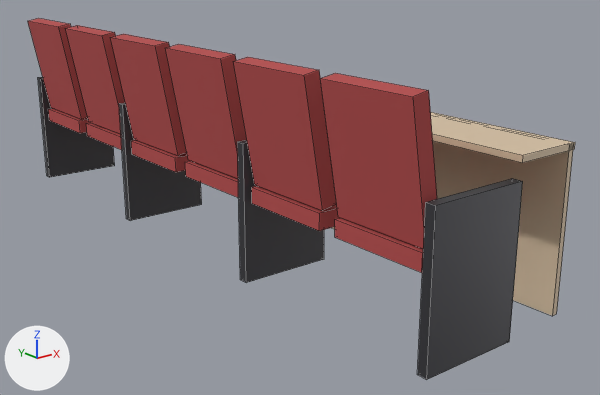
The Blender file SourceArt/Models/SM_Prop_LectureSeats.blend, before and after one commit.
Camera for both pictures: a 50 mm camera at (-2.4, -3.74, 1.62) aimed at (0.35, -0.29, 0.24). The axes (+X, +Y, +Z) are drawn at lower left. The lights are the same throughout. The first picture is the older version. Mesh edges are drawn as thin lines.

Objects in the first picture: 'SM_Prop_LectureSeats'.
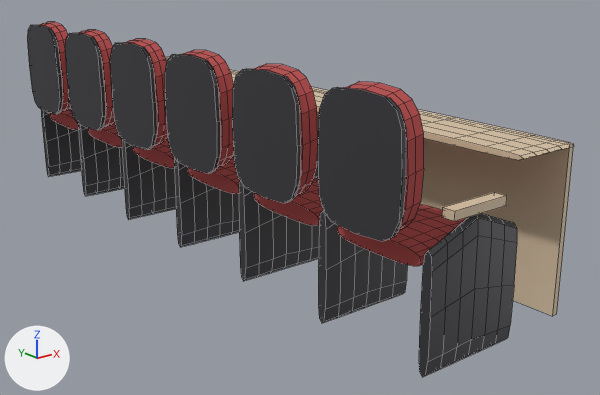
Diff of the bpy script that builds the scene:
```diff
--- a/SourceArt/Models/SM_Prop_LectureSeats.blend.py
+++ b/SourceArt/Models/SM_Prop_LectureSeats.blend.py
@@ me_sm_prop_lectureseats @@
-me_sm_prop_lectureseats.from_pydata(...)  # 144 vertices, 108 faces; spans x -0.31..0.62, y -1.82..1.82, z 0.0..1.1
+me_sm_prop_lectureseats.from_pydata(...)  # 2188 vertices, 1774 faces; spans x -0.34..0.62, y -1.83..1.83, z 0.0..1.1
+# me_sm_prop_lectureseats part 1: a new loose piece, a box spanning x -0.15..0.15, y -1.83..-1.77, z 0.62..0.66, in mat_woodlight (beige #dac4a6)
+# me_sm_prop_lectureseats part 2: the loose piece of 8 vertices spanning x -0.22..0.22, y 1.25..1.75, z 0.41..0.49 is rebuilt with 140 vertices and now spans x -0.22..0.22, y 1.26..1.74, z 0.41..0.5
+# me_sm_prop_lectureseats part 3: the loose piece of 8 vertices spanning x -0.22..0.22, y 0.05..0.55, z 0.41..0.49 is rebuilt with 140 vertices and now spans x -0.22..0.22, y 0.06..0.54, z 0.41..0.5
+# me_sm_prop_lectureseats part 4: the loose piece of 8 vertices spanning x -0.22..0.22, y -1.15..-0.65, z 0.41..0.49 is rebuilt with 140 vertices and now spans x -0.22..0.22, y -1.14..-0.66, z 0.41..0.5
+# me_sm_prop_lectureseats part 5: the loose piece of 8 vertices spanning x -0.25..0.25, y 1.77..1.82, z 0.0..0.7 is rebuilt with 84 vertices and now spans x -0.25..0.25, y 1.77..1.83, z 0.0..0.62
+# me_sm_prop_lectureseats part 6: the loose piece of 8 vertices spanning x -0.31..-0.13, y 1.25..1.75, z 0.5..1.1 is rebuilt with 60 vertices and now spans x -0.31..-0.23, y 1.26..1.74, z 0.52..1.1
+# me_sm_prop_lectureseats part 7: the loose piece of 8 vertices spanning x -0.31..-0.13, y 0.05..0.55, z 0.5..1.1 is rebuilt with 60 vertices and now spans x -0.31..-0.23, y 0.06..0.54, z 0.52..1.1
+# me_sm_prop_lectureseats part 8: the loose piece of 8 vertices spanning x -0.31..-0.13, y -1.15..-0.65, z 0.5..1.1 is rebuilt with 60 vertices and now spans x -0.31..-0.23, y -1.14..-0.66, z 0.52..1.1
+# me_sm_prop_lectureseats part 9: the loose piece of 8 vertices spanning x -0.25..0.25, y 0.58..0.62, z 0.0..0.7 is rebuilt with 84 vertices and now spans x -0.25..0.25, y 0.57..0.62, z 0.0..0.62
+# me_sm_prop_lectureseats part 10: the loose piece of 8 vertices spanning x -0.22..0.22, y 0.65..1.15, z 0.41..0.49 is rebuilt with 140 vertices and now spans x -0.22..0.22, y 0.66..1.14, z 0.41..0.5
+# me_sm_prop_lectureseats part 11: the loose piece of 8 vertices spanning x -0.22..0.22, y -0.55..-0.05, z 0.41..0.49 is rebuilt with 140 vertices and now spans x -0.22..0.22, y -0.54..-0.06, z 0.41..0.5
+# me_sm_prop_lectureseats part 12: the loose piece of 8 vertices spanning x -0.22..0.22, y -1.75..-1.25, z 0.41..0.49 is rebuilt with 140 vertices and now spans x -0.22..0.22, y -1.74..-1.26, z 0.41..0.5
+# me_sm_prop_lectureseats part 13: the loose piece of 8 vertices spanning x -0.25..0.25, y -0.62..-0.58, z 0.0..0.7 is rebuilt with 84 vertices and now spans x -0.25..0.25, y -0.62..-0.57, z 0.0..0.62
+# me_sm_prop_lectureseats part 14: the loose piece of 8 vertices spanning x -0.31..-0.13, y 0.65..1.15, z 0.5..1.1 is rebuilt with 60 vertices and now spans x -0.31..-0.23, y 0.66..1.14, z 0.52..1.1
+# me_sm_prop_lectureseats part 15: the loose piece of 8 vertices spanning x -0.31..-0.13, y -0.55..-0.05, z 0.5..1.1 is rebuilt with 60 vertices and now spans x -0.31..-0.23, y -0.54..-0.06, z 0.52..1.1
+# me_sm_prop_lectureseats part 16: the loose piece of 8 vertices spanning x -0.31..-0.13, y -1.75..-1.25, z 0.5..1.1 is rebuilt with 60 vertices and now spans x -0.31..-0.23, y -1.74..-1.26, z 0.52..1.1
+# me_sm_prop_lectureseats part 17: the loose piece of 8 vertices spanning x -0.25..0.25, y -1.82..-1.77, z 0.0..0.7 is rebuilt with 84 vertices and now spans x -0.25..0.25, y -1.83..-1.77, z 0.0..0.62
+# me_sm_prop_lectureseats part 18: 2 vertices moved within x 0.62, y -1.8..1.8, z 0.79; 8 vertices removed from x 0.27..0.62, y -1.8..1.8, z 0.76..0.79; 564 vertices added at x -0.34..0.62, y -1.8..1.8, z 0.0..1.08
+# other edits to the shape of me_sm_prop_lectureseats do not show in these pictures
 me_sm_prop_lectureseats.materials.append(mat_woodlight)
@@ me_sm_prop_lectureseats @@
 me_sm_prop_lectureseats.materials.append(mat_fabricred)
+me_sm_prop_lectureseats.materials.append(mat_plasticwhite)  # white #edeff0
```

Boxes [x1, y1, x2, y2] around the edits, measured in the pictures (600 x 395 px):
'SM_Prop_LectureSeats', reshaped: before [28, 18, 575, 379]; after [27, 22, 574, 377]
part 1 of me_sm_prop_lectureseats, added (beige): after [442, 192, 507, 221]
part 2 of me_sm_prop_lectureseats, rebuilt: before [48, 108, 90, 133]; after [50, 108, 78, 130]
part 3 of me_sm_prop_lectureseats, rebuilt: before [131, 140, 190, 172]; after [133, 137, 174, 168]
part 4 of me_sm_prop_lectureseats, rebuilt: before [252, 186, 341, 231]; after [254, 177, 323, 225]
part 5 of me_sm_prop_lectureseats, rebuilt: before [38, 77, 115, 177]; after [41, 109, 81, 177]
part 6 of me_sm_prop_lectureseats, rebuilt: before [28, 18, 88, 119]; after [40, 22, 70, 112]
part 7 of me_sm_prop_lectureseats, rebuilt: before [110, 34, 187, 156]; after [124, 39, 168, 146]
part 8 of me_sm_prop_lectureseats, rebuilt: before [233, 57, 336, 211]; after [254, 64, 318, 195]
part 9 of me_sm_prop_lectureseats, rebuilt: before [119, 103, 202, 221]; after [122, 140, 176, 220]
part 10 of me_sm_prop_lectureseats, rebuilt: before [86, 123, 122, 150]; after [88, 122, 122, 147]
part 11 of me_sm_prop_lectureseats, rebuilt: before [185, 161, 238, 197]; after [187, 156, 240, 194]
part 12 of me_sm_prop_lectureseats, rebuilt: before [335, 218, 423, 273]; after [337, 204, 466, 266]
part 13 of me_sm_prop_lectureseats, rebuilt (8% narrower, 16% shorter): before [237, 140, 324, 283]; after [239, 161, 319, 281]
part 14 of me_sm_prop_lectureseats, rebuilt: before [65, 25, 125, 134]; after [79, 30, 114, 127]
part 15 of me_sm_prop_lectureseats, rebuilt: before [165, 44, 247, 178]; after [181, 50, 234, 167]
part 16 of me_sm_prop_lectureseats, rebuilt: before [320, 73, 437, 249]; after [345, 82, 424, 231]
part 17 of me_sm_prop_lectureseats, rebuilt (7% narrower, 18% shorter): before [417, 178, 523, 379]; after [419, 213, 517, 377]
part 18 of me_sm_prop_lectureseats, built on: before [431, 112, 575, 316]; after [27, 25, 574, 323]
